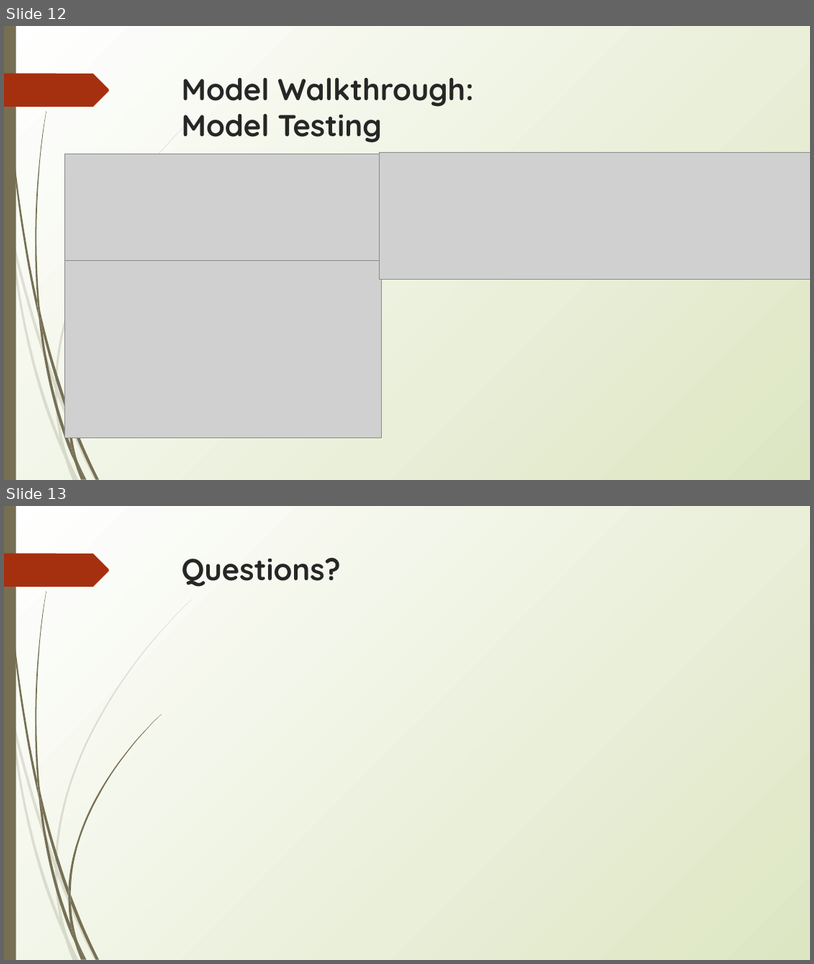
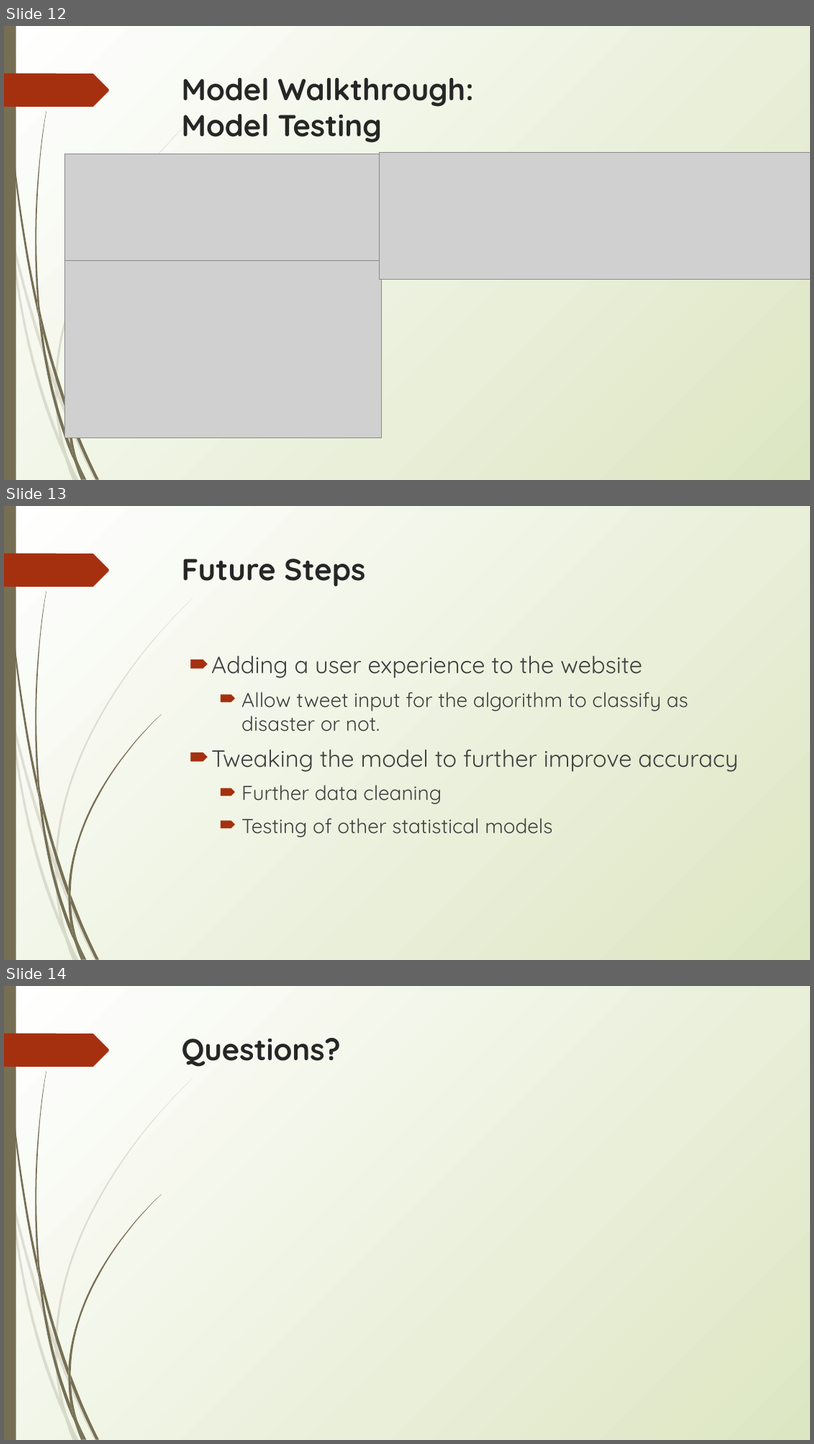
Before and after one commit to gpolavaram0/Twitter-Disaster-Analysis, a slide deck: Disaster_Tweets_Presentation.pptx. Shown one above the other, each under a label of ours: slides 12 and 13 before the commit, slides 12, 13 and 14 after it. The pictures are 814x964 and 814x1444 pixels, drawn with LibreOffice and Linux fonts; fonts in the diff are those of the drawing; grey boxes stand for pictures. Boxes give left, top, right and bottom in pixels: in the first picture for what was removed or moved away, otherwise in the second. Text is boxed around its words. In the diff, an @@ line names an element or a change of style, - is before the commit and + after.

Commit message:
final presentation

```diff
--- a/Disaster_Tweets_Presentation.pptx
+++ b/Disaster_Tweets_Presentation.pptx
@@ slide 13 added at (4,506,810,960), background gradient #FFFFFF to #DDE6C3; not listed: 24 template elements that a slide beside it also shows @@
@@ title added at (182,559,365,587), 36 pt, text #262626, bold @@
+Future Steps
@@ text added at (211,656,738,837), 24 pt, text #3F3F3F @@
+🠶 Adding a user experience to the website
+  🠶 Allow tweet input for the algorithm to classify as disaster or not.
+🠶 Tweaking the model to further improve accuracy
+  🠶 Further data cleaning
+  🠶 Testing of other statistical models
@@ what was slide 13 is now slide 14 @@
```
